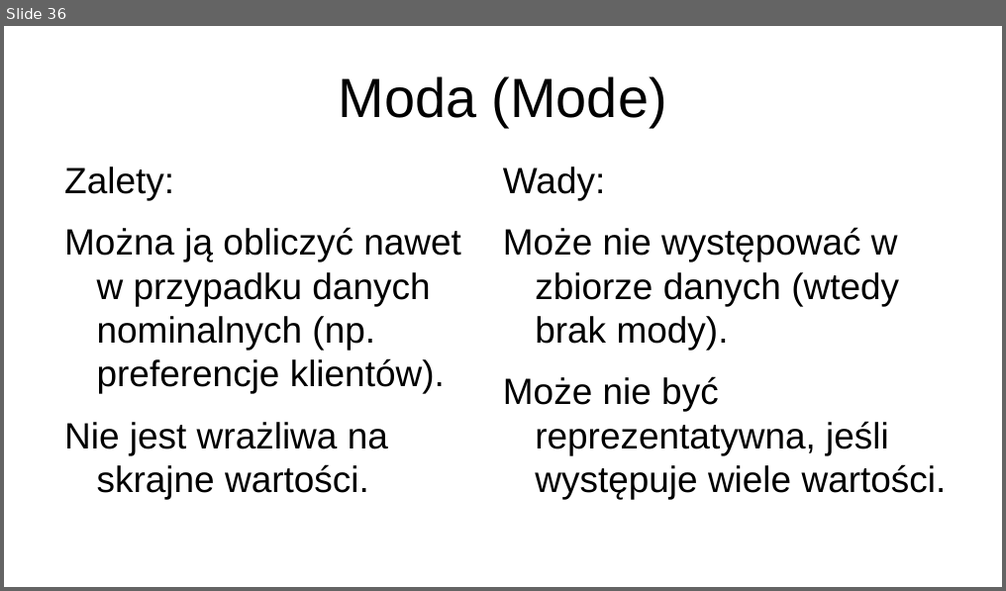
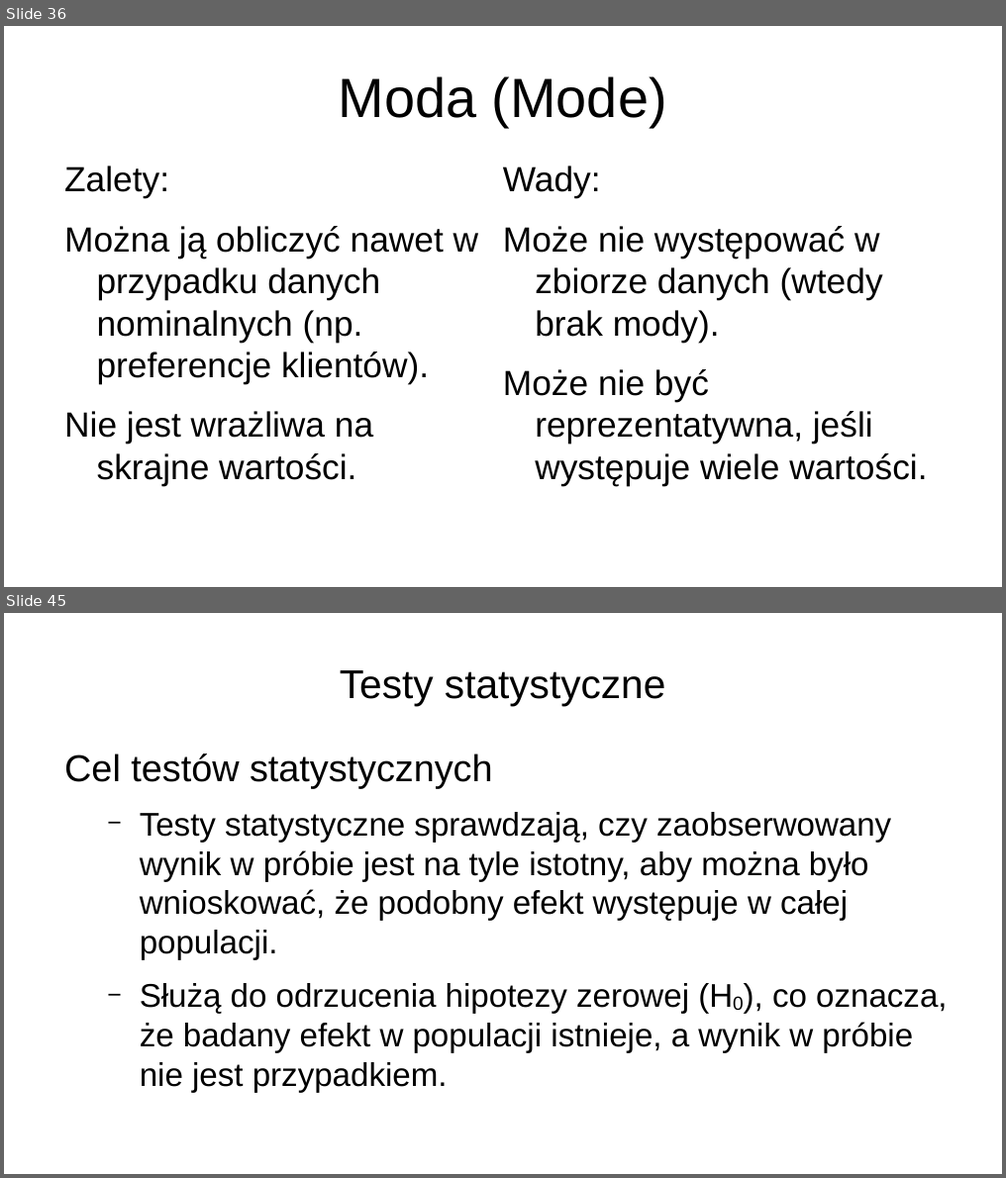
Before and after one commit to jkb-mchlk/jkb-mchlk, a slide deck: szkolenie.pptx. Shown one above the other, each under a label of ours: slide 36 before the commit, slides 36 and 45 after it; the slides between them are not shown. The pictures are 1006x591 and 1006x1178 pixels, drawn with LibreOffice and Linux fonts; fonts in the diff are those of the drawing. Boxes give left, top, right and bottom in pixels: in the first picture for what was removed or moved away, otherwise in the second. Text is boxed around its words. In the diff, an @@ line names an element or a change of style, - is before the commit and + after.

```diff
--- a/szkolenie.pptx
+++ b/szkolenie.pptx
@@ slide 45 added at bbox=[4, 613, 1002, 1174], background #FFFFFF @@
@@ title added at bbox=[340, 670, 665, 705], 32 pt, text #000000 @@
+Testy statystyczne
@@ text added at bbox=[64, 754, 946, 1087], 26 pt, text #000000 @@
+Cel testów statystycznych
+  − Testy statystyczne sprawdzają, czy zaobserwowany wynik w próbie jest na tyle istotny, aby można było wnioskować, że podobny efekt występuje w całej populacji.
+  − Służą do odrzucenia hipotezy zerowej (H0), co oznacza, że badany efekt w populacji istnieje, a wynik w próbie nie jest przypadkiem.
@@ slide 36 changed as well @@
@@ text "Zalety:" at bbox=[64, 166, 478, 485]: size 29.1 to 27.8 pt @@
@@ text "Wady:" at bbox=[503, 166, 927, 485]: size 29.1 to 27.8 pt @@
```
Also in this commit, not shown: 3 other slides changed, 18 other slides added, 1 slide removed, 1 other file.
